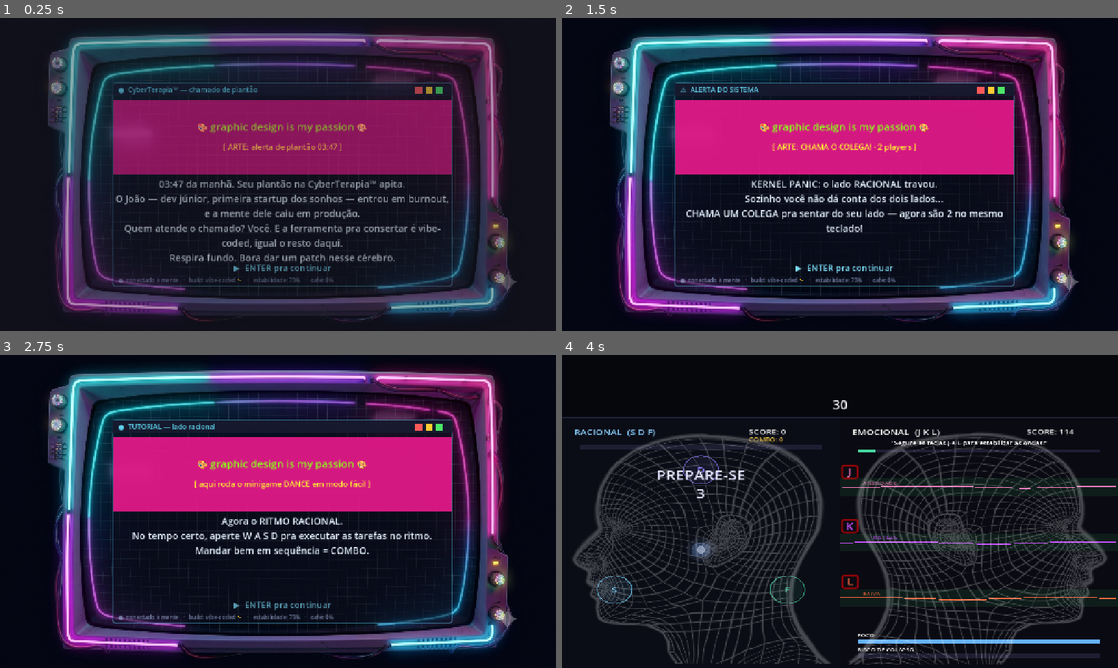
Above: before the commit, frames 1-4 (two rows, left to right).
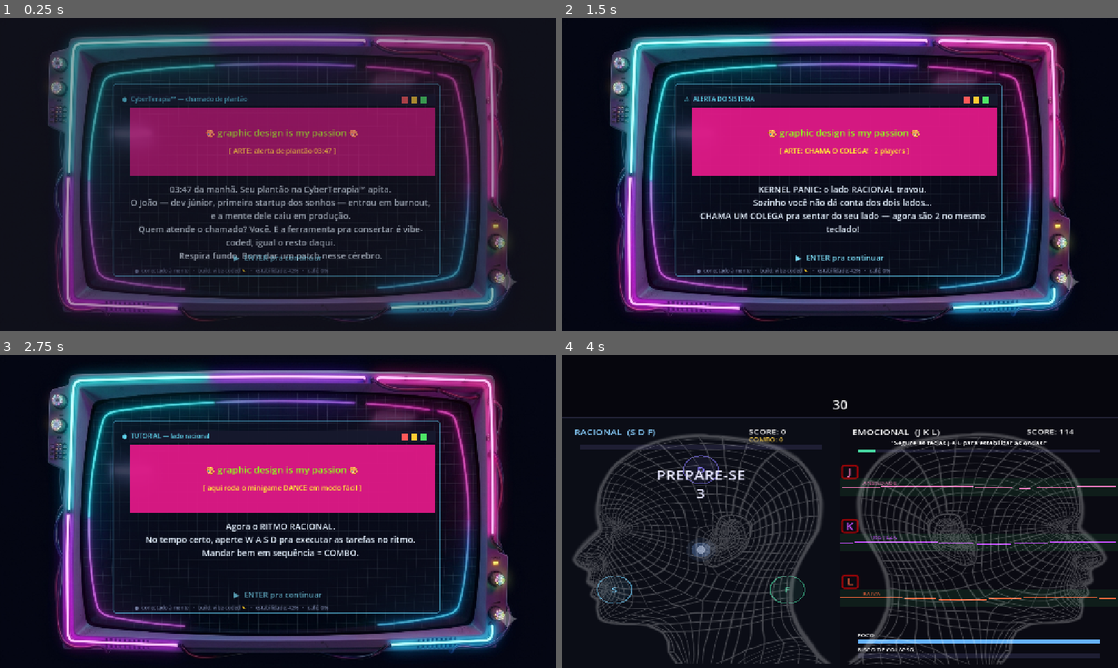
Above: after the commit, the same moments.

Repository: joaopedrogiancolidev/Gamejam42
Game: Godot game, scene res://scenes/Lore1.tscn
Two runs of this game, one before a commit and one after it. Both use one fixed random seed, a clock stepped at 60 frames per second and the inputs below. This scene is started directly instead of the project's main scene. Sound files missing from this copy of the repository are replaced by a short silence.
Inputs:
- Up to frame 1 (0.25 s): no input
- Up to frame 2 (1.5 s): tap Enter at 0.5 s; hold D 0.53-1.28 s; tap J at 0.6 s; tap Space at 0.77 s; hold S from 1.28 s (still down); tap K at 1.35 s
- Up to frame 3 (2.75 s): tap Space at 1.52 s; tap W at 2 s; release S at 2.03 s; hold D from 2.03 s (still down); tap L at 2.1 s
- Up to frame 4 (4 s): tap W at 2.75 s; tap Enter at 2.85 s; tap Space at 3.02, 3.77 s; release D at 3.53 s; hold S from 3.53 s (still down); tap Keypad Enter at 3.6 s

The runs differ from the first frame. In frame 1, 10% of the frame differs, in the area x 20-82%, y 20-86%; in frame 2, 9.4%; in frame 3, 9.0%; in frame 4, nothing differs.

Commit message:
feat: agrupa UI do software em nó único no TemplateLore
Todos os nós da janela (title bar, imagem, texto, status bar)
agora são filhos de um Control chamado Software, facilitando
ajuste de posição/escala no editor sem mexer nó por nó.

Diff:
--- a/scenes/TemplateLore.tscn
+++ b/scenes/TemplateLore.tscn
@@ -1,4 +1,4 @@
-[gd_scene load_steps=4 format=3]
+[gd_scene format=3 uid="uid://cb6o0dkp1x5xd"]
 
 [ext_resource type="Script" path="res://scripts/TemplateLore.gd" id="1_tpl"]
 
@@ -28,88 +28,106 @@
 corner_radius_bottom_right = 8
 corner_radius_bottom_left = 8
 
-[node name="TemplateLore" type="Node2D"]
+[node name="TemplateLore" type="Node2D" unique_id=309411582]
 script = ExtResource("1_tpl")
 
-[node name="Fundo" type="ColorRect" parent="."]
+[node name="Fundo" type="ColorRect" parent="." unique_id=489820409]
 offset_right = 1280.0
 offset_bottom = 720.0
 color = Color(0.04, 0.02, 0.06, 1)
 
-[node name="Monitor" type="Panel" parent="."]
+[node name="Monitor" type="Panel" parent="." unique_id=1899534510]
 offset_left = 90.0
 offset_top = 50.0
 offset_right = 1190.0
 offset_bottom = 670.0
 theme_override_styles/panel = SubResource("StyleBoxFlat_tela")
 
-[node name="MonitorFrame" type="TextureRect" parent="."]
+[node name="MonitorFrame" type="TextureRect" parent="." unique_id=886256351]
 visible = false
 offset_right = 1280.0
 offset_bottom = 720.0
 expand_mode = 1
 
-[node name="Janela" type="Panel" parent="."]
+[node name="Software" type="Control" parent="." unique_id=434879675]
+layout_mode = 3
+anchors_preset = 0
 offset_left = 258.0
 offset_top = 148.0
 offset_right = 1042.0
 offset_bottom = 618.0
+scale = Vector2(0.9, 0.9)
+pivot_offset = Vector2(392, 235)
+
+[node name="Janela" type="Panel" parent="Software" unique_id=305063823]
+layout_mode = 0
+offset_left = -41.333313
+offset_top = -23.888885
+offset_right = 795.33344
+offset_bottom = 469.4445
 theme_override_styles/panel = SubResource("StyleBoxFlat_janela")
 
-[node name="TitleBar" type="ColorRect" parent="."]
-offset_left = 258.0
-offset_top = 150.0
-offset_right = 1042.0
-offset_bottom = 180.0
+[node name="TitleBar" type="ColorRect" parent="Software" unique_id=512504494]
+layout_mode = 0
+offset_top = 2.0
+offset_right = 784.0
+offset_bottom = 32.0
 color = Color(0.09, 0.1, 0.18, 0.9)
 
-[node name="Header" type="Label" parent="."]
-offset_left = 272.0
-offset_top = 152.0
-offset_right = 900.0
-offset_bottom = 178.0
+[node name="Header" type="Label" parent="Software" unique_id=1541219840]
+layout_mode = 0
+offset_left = -18.00003
+offset_top = 0.555542
+offset_right = 642.0
+offset_bottom = 30.0
 theme_override_colors/font_color = Color(0.4, 0.9, 1, 0.9)
 theme_override_font_sizes/font_size = 16
 text = "●  CyberTerapia™"
 vertical_alignment = 1
 
-[node name="BtnFechar" type="ColorRect" parent="."]
-offset_left = 956.0
-offset_top = 158.0
-offset_right = 972.0
-offset_bottom = 174.0
+[node name="BtnFechar" type="ColorRect" parent="Software" unique_id=959605676]
+layout_mode = 0
+offset_left = 698.0
+offset_top = 10.0
+offset_right = 714.0
+offset_bottom = 26.0
 color = Color(1, 0.35, 0.35, 1)
 
-[node name="BtnMin" type="ColorRect" parent="."]
-offset_left = 980.0
-offset_top = 158.0
-offset_right = 996.0
-offset_bottom = 174.0
+[node name="BtnMin" type="ColorRect" parent="Software" unique_id=1672743544]
+layout_mode = 0
+offset_left = 722.0
+offset_top = 10.0
+offset_right = 738.0
+offset_bottom = 26.0
 color = Color(1, 0.8, 0.2, 1)
 
-[node name="BtnMax" type="ColorRect" parent="."]
-offset_left = 1004.0
-offset_top = 158.0
-offset_right = 1020.0
-offset_bottom = 174.0
+[node name="BtnMax" type="ColorRect" parent="Software" unique_id=701828702]
+layout_mode = 0
+offset_left = 746.0
+offset_top = 10.0
+offset_right = 762.0
+offset_bottom = 26.0
 color = Color(0.3, 0.9, 0.4, 1)
 
-[node name="Imagem" type="TextureRect" parent="."]
-offset_left = 260.0
-offset_top = 188.0
-offset_right = 1040.0
-offset_bottom = 360.0
+[node name="Imagem" type="TextureRect" parent="Software" unique_id=427700769]
+layout_mode = 0
+offset_left = 2.0
+offset_top = 40.0
+offset_right = 782.0
+offset_bottom = 212.0
 expand_mode = 1
 stretch_mode = 5
 
-[node name="Placeholder" type="ColorRect" parent="."]
-offset_left = 260.0
-offset_top = 188.0
-offset_right = 1040.0
-offset_bottom = 360.0
+[node name="Placeholder" type="ColorRect" parent="Software" unique_id=931311874]
+layout_mode = 0
+offset_left = 2.0
+offset_top = 40.0
+offset_right = 782.0
+offset_bottom = 212.0
 color = Color(0.92, 0.1, 0.55, 0.9)
 
-[node name="Titulo" type="Label" parent="Placeholder"]
+[node name="Titulo" type="Label" parent="Software/Placeholder" unique_id=135157807]
+layout_mode = 0
 offset_top = 45.0
 offset_right = 780.0
 offset_bottom = 90.0
@@ -118,7 +136,8 @@
 text = "🎨 graphic design is my passion 🎨"
 horizontal_alignment = 1
 
-[node name="Desc" type="Label" parent="Placeholder"]
+[node name="Desc" type="Label" parent="Software/Placeholder" unique_id=1048017954]
+layout_mode = 0
 offset_top = 95.0
 offset_right = 780.0
 offset_bottom = 165.0
@@ -128,37 +147,43 @@
 horizontal_alignment = 1
 autowrap_mode = 3
 
-[node name="Conteudo" type="Control" parent="."]
-offset_right = 1280.0
-offset_bottom = 720.0
+[node name="Conteudo" type="Control" parent="Software" unique_id=329387098]
+anchors_preset = 0
+offset_left = -2.444458
+offset_top = -21.666664
+offset_right = 781.55554
+offset_bottom = 467.7778
 
-[node name="Texto" type="Label" parent="Conteudo"]
-offset_left = 260.0
-offset_top = 366.0
-offset_right = 1040.0
-offset_bottom = 556.0
+[node name="Texto" type="Label" parent="Software/Conteudo" unique_id=2123188344]
+layout_mode = 0
+offset_left = -0.22222233
+offset_top = 253.33331
+offset_right = 779.7778
+offset_bottom = 402.22226
 theme_override_colors/font_color = Color(0.9, 0.95, 1, 1)
 theme_override_font_sizes/font_size = 22
 text = "Texto da história aqui..."
 horizontal_alignment = 1
 autowrap_mode = 3
 
-[node name="Continuar" type="Label" parent="Conteudo"]
-offset_left = 260.0
-offset_top = 560.0
-offset_right = 1040.0
-offset_bottom = 586.0
+[node name="Continuar" type="Label" parent="Software/Conteudo" unique_id=1956556048]
+layout_mode = 0
+offset_left = -6.8888893
+offset_top = 428.88892
+offset_right = 773.1111
+offset_bottom = 456.88892
 theme_override_colors/font_color = Color(0.5, 0.9, 1, 1)
 theme_override_font_sizes/font_size = 20
 text = "▶  ENTER pra continuar"
 horizontal_alignment = 1
 
-[node name="StatusBar" type="Label" parent="."]
-offset_left = 272.0
-offset_top = 592.0
-offset_right = 1030.0
-offset_bottom = 614.0
+[node name="StatusBar" type="Label" parent="Software" unique_id=1835386782]
+layout_mode = 0
+offset_left = 14.0
+offset_top = 444.0
+offset_right = 772.0
+offset_bottom = 466.0
 theme_override_colors/font_color = Color(0.55, 0.6, 0.75, 0.8)
 theme_override_font_sizes/font_size = 13
-text = "●  conectado à mente   ·   build: vibe-coded ✨   ·   estabilidade: 73%   ·   café: 0%"
+text = "●  conectado à mente   ·   build: vibe-coded ✨   ·   estabilidade: 42%   ·   café: 0%"
 vertical_alignment = 1
--- a/scripts/TemplateLore.gd
+++ b/scripts/TemplateLore.gd
@@ -24,12 +24,12 @@
 @export var arte_placeholder: String = "[ ARTE AQUI ]"
 @export_file("*.tscn") var proxima_cena: String = ""
 
-@onready var _header: Label = $Header
-@onready var _texto: Label = $Conteudo/Texto
-@onready var _imagem: TextureRect = $Imagem
-@onready var _placeholder: ColorRect = $Placeholder
-@onready var _placeholder_desc: Label = $Placeholder/Desc
-@onready var _continuar: Label = $Conteudo/Continuar
+@onready var _header: Label = $Software/Header
+@onready var _texto: Label = $Software/Conteudo/Texto
+@onready var _imagem: TextureRect = $Software/Imagem
+@onready var _placeholder: ColorRect = $Software/Placeholder
+@onready var _placeholder_desc: Label = $Software/Placeholder/Desc
+@onready var _continuar: Label = $Software/Conteudo/Continuar
 
 var _t: float = 0.0
 
